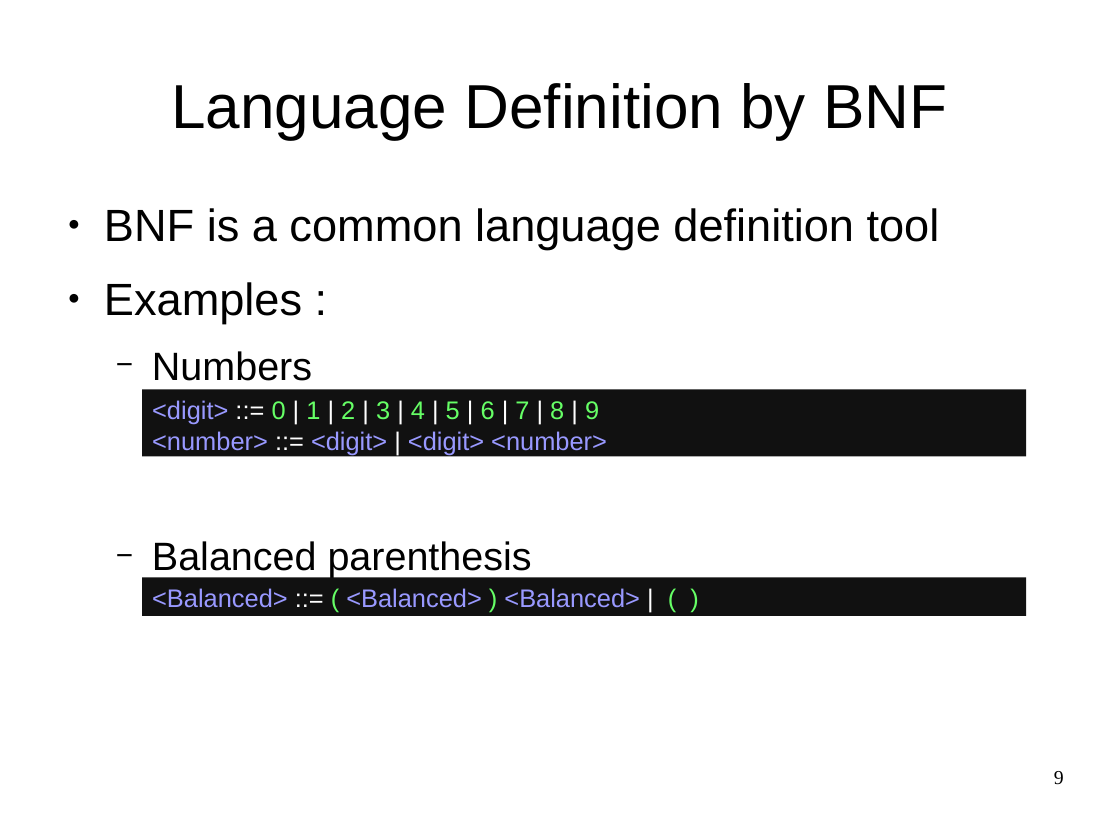
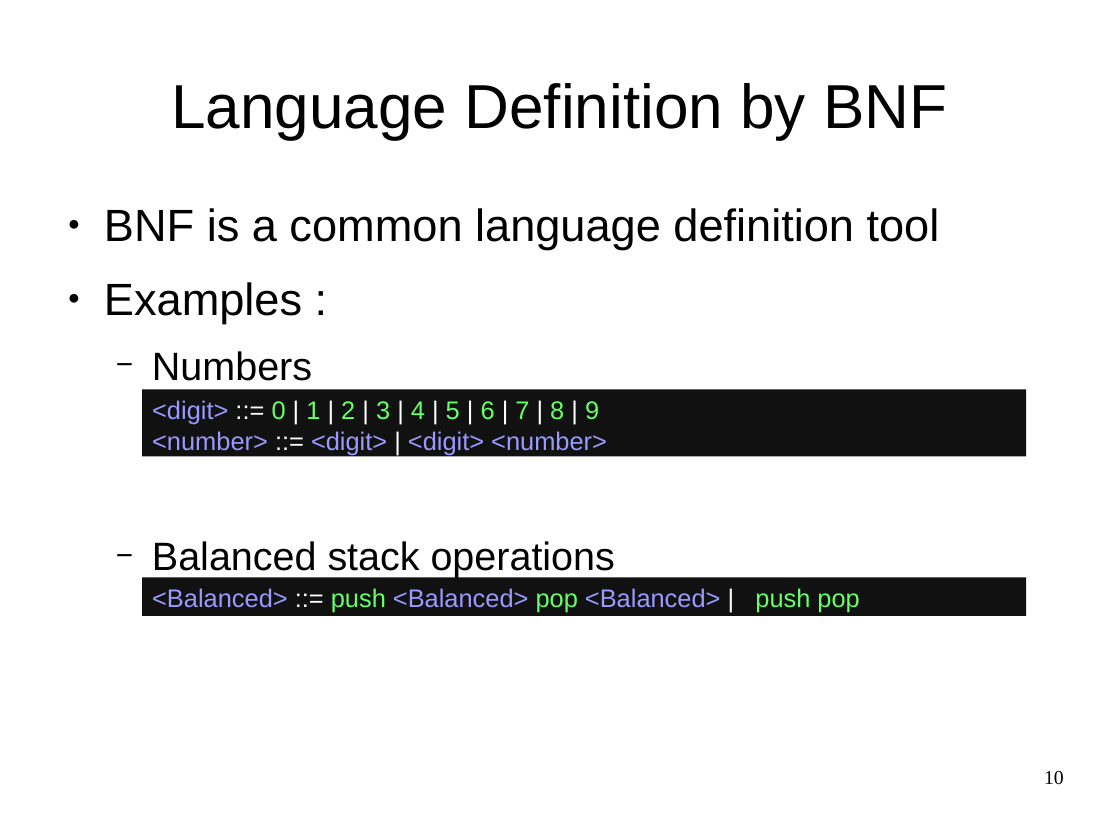
Before and after one commit to OriRoth/fling, a slide deck: slide 10 of Manuscripts/Thesis Seminar/Thesis Seminar.odp (slide 9 before the commit). Drawn at 1120x840 pixels with LibreOffice and Linux fonts; fonts in the diff are those of the drawing. Boxes give left, top, right and bottom in pixels: in the first picture for what was removed or moved away, otherwise in the second. Text is boxed around its words. In the diff, an @@ line names an element or a change of style, - is before the commit and + after.

```diff
--- a/Manuscripts/Thesis Seminar/Thesis Seminar.odp
+++ b/Manuscripts/Thesis Seminar/Thesis Seminar.odp
@@ text at [152,541,615,578]: text changed @@
-  − Balanced parenthesis
+  − Balanced stack operations
@@ text in rectangle at [152,588,859,613]: text changed @@
-<Balanced> ::= ( <Balanced> ) <Balanced> | ( )
+<Balanced> ::= push <Balanced> pop <Balanced> | push pop
@@ page number at [1044,771,1064,785]: text changed @@
-9
+10
```
Also in this commit, not shown: 4 other slides changed, 3 slides added, 1 slide removed, 8 other files.
